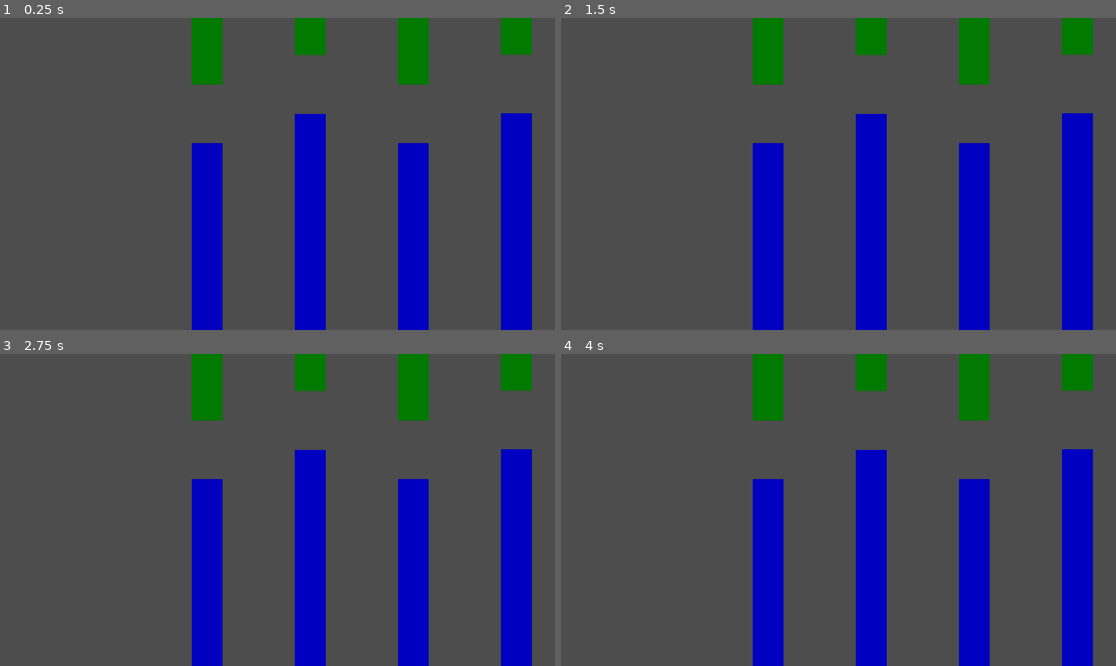
Above: before the commit, frames 1-4 (two rows, left to right).
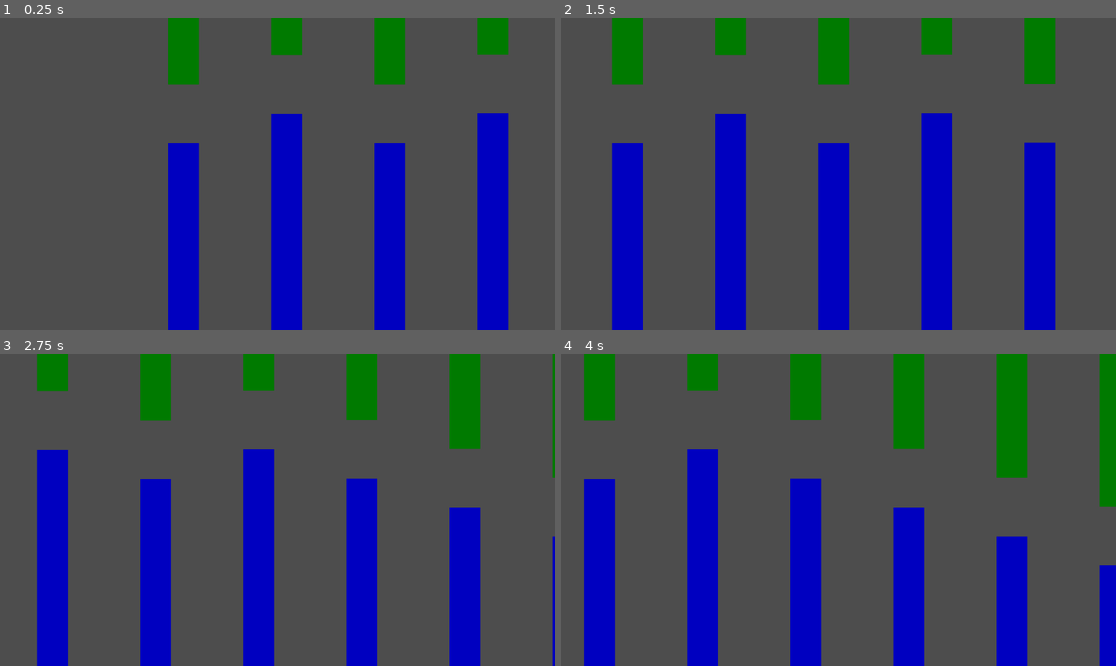
Above: after the commit, the same moments.

Repository: VPavliashvili/flappy-godot
Game: Godot game, scene res://scenes/main.tscn
The game is run twice, just before and just after one commit, with the same random seed, the same clock (stepped at 60 frames per second) and the same inputs. The engine's default icon, where the game draws it, is replaced by a stand-in: a white triangle on a blue panel in a dark square.
Inputs:
- Up to frame 1 (0.25 s): no input
- Up to frame 2 (1.5 s): no input
- Up to frame 3 (2.75 s): no input
- Up to frame 4 (4 s): no input

The runs differ from the first frame. In frame 1, 28% of the frame differs, in the area x 30-96%, y 0-100%; in frame 2, 41%; in frame 3, 41%; in frame 4, 43%, in the area x 4-100%, y 0-100%.

Commit message:
collision detection implemented

Diff:
--- a/project.godot
+++ b/project.godot
@@ -15,6 +15,10 @@
 config/features=PackedStringArray("4.1", "GL Compatibility")
 config/icon="res://sprites/icon.svg"
 
+[autoload]
+
+game_data="*res://scripts/game_data.gd"
+
 [display]
 
 window/size/always_on_top=true
--- /dev/null
+++ b/scenes/bird.tscn
@@ -0,0 +1,20 @@
+[gd_scene load_steps=4 format=3 uid="uid://cbca5cokjvwr6"]
+
+[ext_resource type="Texture2D" uid="uid://drd4el2j3hax4" path="res://sprites/icon.svg" id="1_7t4kj"]
+[ext_resource type="Script" path="res://scripts/bird.gd" id="1_kfpet"]
+
+[sub_resource type="RectangleShape2D" id="RectangleShape2D_buyd8"]
+size = Vector2(28.7037, 26.4018)
+
+[node name="bird" type="Area2D" groups=["player"]]
+position = Vector2(111, 360)
+script = ExtResource("1_kfpet")
+
+[node name="collision_shape" type="CollisionShape2D" parent="."]
+scale = Vector2(2.16, 2.34833)
+shape = SubResource("RectangleShape2D_buyd8")
+
+[node name="visual" type="Sprite2D" parent="."]
+modulate = Color(1, 1, 1, 0.627451)
+scale = Vector2(0.52, 0.52)
+texture = ExtResource("1_7t4kj")
--- a/scenes/bottom_pillar.tscn
+++ b/scenes/bottom_pillar.tscn
@@ -11,8 +11,8 @@
 self_modulate = Color(0, 0, 0.752941, 1)
 texture = ExtResource("1_on4ei")
 
-[node name="body" type="StaticBody2D" parent="."]
+[node name="area" type="Area2D" parent="." groups=["obstacle"]]
 
-[node name="CollisionShape2D" type="CollisionShape2D" parent="body"]
+[node name="CollisionShape2D" type="CollisionShape2D" parent="area"]
 scale = Vector2(3.2, 3.2)
 shape = SubResource("RectangleShape2D_27ew4")
--- a/scenes/column.tscn
+++ b/scenes/column.tscn
@@ -6,6 +6,7 @@
 [ext_resource type="PackedScene" uid="uid://beb4rlfsdnu1d" path="res://scenes/path_pillar.tscn" id="3_svfft"]
 
 [node name="column" type="Node2D"]
+position = Vector2(711, 289)
 script = ExtResource("1_llrt6")
 
 [node name="top_pillar" parent="." instance=ExtResource("2_108lt")]
@@ -17,4 +18,5 @@
 scale = Vector2(1, 30)
 
 [node name="path" parent="." instance=ExtResource("3_svfft")]
-scale = Vector2(1, 1.9)
+position = Vector2(7, 0)
+scale = Vector2(0.28, 1.9)
--- a/scenes/main.tscn
+++ b/scenes/main.tscn
@@ -1,8 +1,9 @@
-[gd_scene load_steps=2 format=3 uid="uid://dk8ja26ktrpyv"]
+[gd_scene load_steps=3 format=3 uid="uid://dk8ja26ktrpyv"]
 
 [ext_resource type="Script" path="res://scripts/pillars_pool.gd" id="1_kqd16"]
+[ext_resource type="PackedScene" uid="uid://cbca5cokjvwr6" path="res://scenes/bird.tscn" id="2_bkt2e"]
 
-[node name="Root" type="Node2D"]
+[node name="main" type="Node2D"]
 
 [node name="pillars_pool" type="Node" parent="." node_paths=PackedStringArray("columns_starting_pos")]
 script = ExtResource("1_kqd16")
@@ -13,3 +14,8 @@
 
 [node name="columns_start_position" type="Node2D" parent="."]
 position = Vector2(430, 260)
+
+[node name="bird" parent="." instance=ExtResource("2_bkt2e")]
+process_mode = 4
+visible = false
+position = Vector2(97, 314)
--- a/scenes/path_pillar.tscn
+++ b/scenes/path_pillar.tscn
@@ -4,8 +4,8 @@
 
 [node name="path" type="Node2D"]
 
-[node name="body" type="StaticBody2D" parent="."]
+[node name="area" type="Area2D" parent="." groups=["path"]]
 
-[node name="collider" type="CollisionShape2D" parent="body"]
+[node name="collider" type="CollisionShape2D" parent="area"]
 scale = Vector2(3.2, 3.2)
 shape = SubResource("RectangleShape2D_b5w2d")
--- a/scenes/top_pillar.tscn
+++ b/scenes/top_pillar.tscn
@@ -11,8 +11,8 @@
 self_modulate = Color(0, 0.478431, 0, 1)
 texture = ExtResource("1_gf4at")
 
-[node name="body" type="StaticBody2D" parent="."]
+[node name="area" type="Area2D" parent="." groups=["obstacle"]]
 
-[node name="CollisionShape2D" type="CollisionShape2D" parent="body"]
+[node name="CollisionShape2D" type="CollisionShape2D" parent="area"]
 scale = Vector2(3.2, 3.2)
 shape = SubResource("RectangleShape2D_27ew4")
--- /dev/null
+++ b/scripts/bird.gd
@@ -0,0 +1,21 @@
+extends Area2D
+
+
+# Called when the node enters the scene tree for the first time.
+func _ready():
+	self.body_entered.connect(_on_body_entered)
+	self.area_entered.connect(_on_area_entered)
+
+# Called every frame. 'delta' is the elapsed time since the previous frame.
+# func _process(_delta):
+# 	pass
+
+func _on_body_entered(body):
+	print("wu tang mazafaka")
+	print(body.name)
+
+func _on_area_entered(area):
+	if area.is_in_group(game_data.node_group_obstacle):
+		print("obstacle hit\ngame over")
+	elif area.is_in_group(game_data.node_group_path):
+		print("obstacle passed\nscore increased")
--- a/scripts/column.gd
+++ b/scripts/column.gd
@@ -7,7 +7,11 @@
 var size_x: float
 var path_heigh: float
 
+var speed: float
+
 func _ready():
+	speed = get_node("/root/game_data").movement_speed;
+
 	bottom_pillar = get_node("bottom_pillar") as Node2D
 	top_pillar = get_node("top_pillar") as Node2D
 	path = get_node("path") as Node2D
@@ -15,12 +19,16 @@
 	var sprite: Sprite2D = top_pillar.get_node("visual")
 	size_x = sprite.texture.get_size().x
 
-	var body: StaticBody2D = path.get_node("body") as StaticBody2D
-	var collider: CollisionShape2D = body.get_node("collider") as CollisionShape2D
+	var collider: CollisionShape2D = path.get_node("area/collider") as CollisionShape2D
+	# var collider: CollisionShape2D = body.get_node("collider") as CollisionShape2D
 
 	path_heigh = collider.shape.get_rect().size.y * path.scale.y * collider.scale.y
 
 
 # Called every frame. 'delta' is the elapsed time since the previous frame.
-func _process(_delta):
-	pass
+func _process(delta):
+	move(delta)
+
+func move(_delta) -> void:
+	var offset = Vector2(-speed, 0) * speed
+	self.translate(offset)
--- /dev/null
+++ b/scripts/game_data.gd
@@ -0,0 +1,7 @@
+extends Node
+
+const node_group_obstacle: String = "obstacle"
+const node_group_player: String = "player"
+const node_group_path: String = "path"
+
+var movement_speed: float = 1.8
--- a/scripts/pillars_pool.gd
+++ b/scripts/pillars_pool.gd
@@ -50,15 +50,5 @@
 
 	column.position = Vector2(pos_x, pos_y)
 
-# different approach of path differentiation positioning
-# func set_column_pos_upon_spawn(column: Node2D, prev_pos_y: int, start_pos_x: int, counter: int) -> void:
-# 	var size_x: int = column.get("size_x")
-# 	var pos_x: int = start_pos_x + counter * (size_x + distance_beetween_pillar_x)
-#
-# 	var path_pos_y: int = rng.randi_range(prev_pos_y - next_path_diff, prev_pos_y + next_path_diff)
-# 	var diff: int = path_pos_y - prev_pos_y
-#
-# 	column.position = Vector2i(pos_x, prev_pos_y + diff)
-
 func reset_column_pos_as_last(_last_pos_x) -> void:
 	pass
